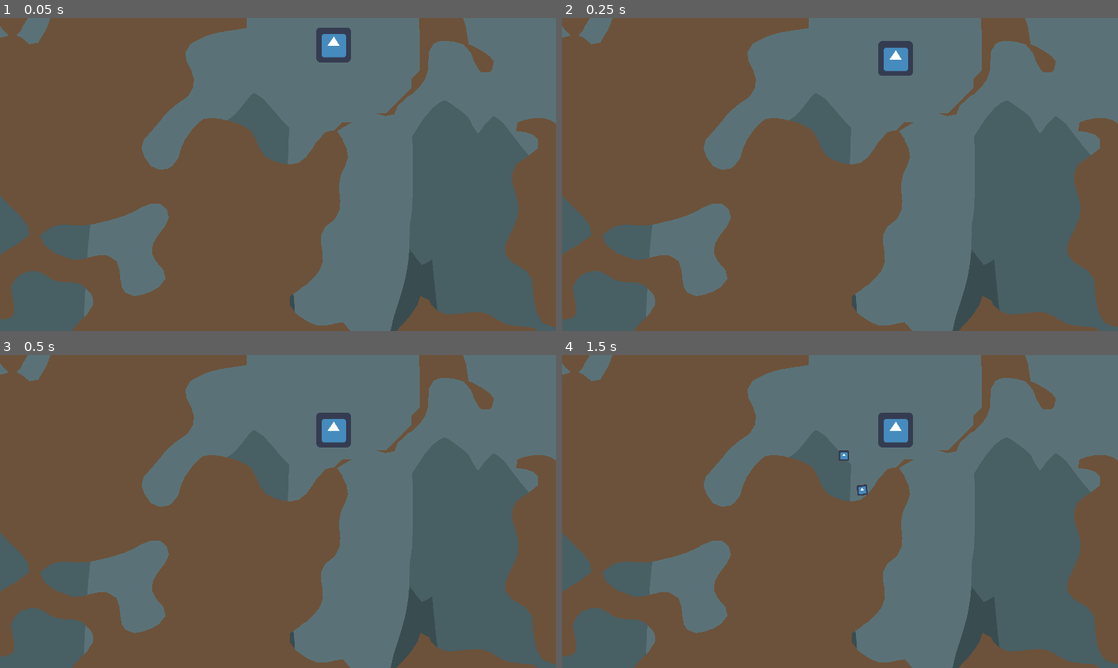
Above: before the commit, frames 1-4 (two rows, left to right).
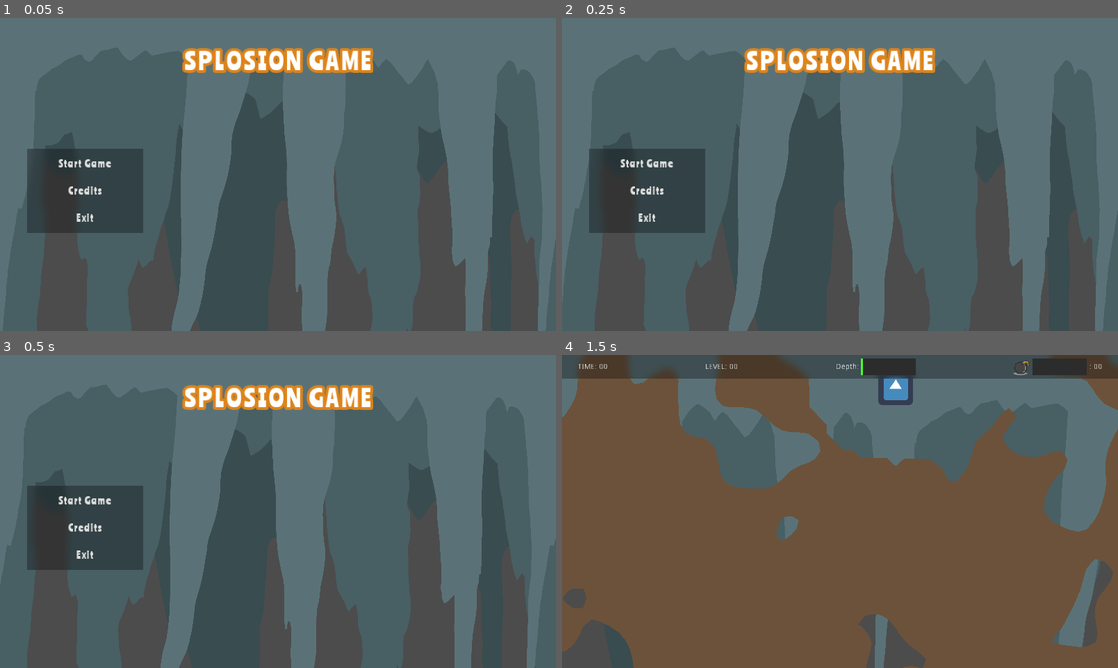
Above: after the commit, the same moments.

Repository: neutrongreen/Splosion
Game: Godot game, scene res://scenes/TitleScreen.tscn
Same seed, same stepped clock (60 frames per second), same inputs: the game is played once before the commit and once after it. Before the commit the project starts from res://scenes/main.tscn. The engine's default icon, where the game draws it, is replaced by a stand-in: a white triangle on a blue panel in a dark square.
Inputs (mouse positions are in pixels of both pictures, inside the frame that each line leads up to):
- Up to frame 1 (0.05 s): no input
- Up to frame 2 (0.25 s): no input
- Up to frame 3 (0.5 s): no input
- Up to frame 4 (1.5 s): click (645, 527) at 0.5 s, where only the run after the commit has a clickable "Credits"; click (645, 502) at 1.25 s, where only the run after the commit has a clickable "Start Game"

The runs differ from the first frame. In frame 1, 55% of the frame differs, in the area x 0-100%, y 0-100%; in frame 2, 55%; in frame 3, 56%; in frame 4, 45%.

Commit message:
gameplay update
add gameplay to project

Diff:
--- /dev/null
+++ b/assests/fonts/testfont.tres
@@ -0,0 +1,12 @@
+[gd_resource type="DynamicFont" load_steps=2 format=2]
+
+[ext_resource path="res://assests/fonts/Ranchers-Regular.ttf" type="DynamicFontData" id=1]
+
+[resource]
+size = 45
+outline_size = 5
+outline_color = Color( 0.87451, 0.521569, 0.105882, 1 )
+use_mipmaps = true
+use_filter = true
+extra_spacing_char = 5
+font_data = ExtResource( 1 )
--- /dev/null
+++ b/assests/fonts/testfont2.tres
@@ -0,0 +1,11 @@
+[gd_resource type="DynamicFont" load_steps=2 format=2]
+
+[ext_resource path="res://assests/fonts/Ranchers-Regular.ttf" type="DynamicFontData" id=1]
+
+[resource]
+size = 18
+outline_color = Color( 0.87451, 0.521569, 0.105882, 1 )
+use_mipmaps = true
+use_filter = true
+extra_spacing_char = 2
+font_data = ExtResource( 1 )
--- /dev/null
+++ b/entitys/globals.gd
@@ -0,0 +1,28 @@
+extends Node
+
+
+# Declare member variables here. Examples:
+# var a = 2
+# var b = "text"
+var level = 0
+var score = 0
+var levels = [
+	0,
+	1,
+	2,
+	3,
+	4,
+	5,
+	6,
+	7,
+	8,
+	9
+]
+# Called when the node enters the scene tree for the first time.
+func _ready():
+	pass # Replace with function body.
+
+
+# Called every frame. 'delta' is the elapsed time since the previous frame.
+#func _process(delta):
+#	pass
--- a/entitys/physics/ball.gd
+++ b/entitys/physics/ball.gd
@@ -7,8 +7,19 @@
 export (int) var radius = 10
 var voxelmap = 0
 var final = false
+var power = 1
+var max_radius = 10
+var min_radius = 4
+var min_time = 0.5
+var max_time = 5
+
+var particle_min_lifespan = 0.1
+var particle_max_lifespan = 0.3
 # Called when the node enters the scene tree for the first time.
 func _ready():
+	$Timer.wait_time = lerp(min_time, max_time, power)
+	$Timer.start()
+	$Particles2D.lifetime = lerp(particle_min_lifespan, particle_max_lifespan, power)
 	pass # Replace with function body.
 
 
@@ -22,7 +33,8 @@
 	$Sprite.visible = false
 	final = true
 	mode = RigidBody2D.MODE_STATIC
-	voxelmap.circle_brush(Vector2(position.x/voxelmap.TILE_SIZE, position.y/voxelmap.TILE_SIZE), 10, 0)
+	var radius = int(lerp(min_radius, max_radius, power))
+	voxelmap.circle_brush(Vector2(position.x/voxelmap.TILE_SIZE, position.y/voxelmap.TILE_SIZE), radius, 0)
 func _physics_process(delta):
 	position.x = clamp(position.x, 0, voxelmap.TILE_SIZE*voxelmap.CHUNK_SIZE*voxelmap.MAP_SIZE.x)
 	position.y = clamp(position.y, 0, voxelmap.TILE_SIZE*voxelmap.CHUNK_SIZE*voxelmap.MAP_SIZE.y)
--- a/entitys/physics/ball.tscn
+++ b/entitys/physics/ball.tscn
@@ -24,7 +24,6 @@
 [node name="Timer" type="Timer" parent="."]
 wait_time = 5.0
 one_shot = true
-autostart = true
 
 [node name="Particles2D" type="Particles2D" parent="."]
 scale = Vector2( 5, 5 )
--- a/entitys/player/player.gd
+++ b/entitys/player/player.gd
@@ -1,19 +1,28 @@
 extends KinematicBody2D
 
-
+#https://godotengine.org/qa/62447/how-to-tell-how-long-a-button-is-pressed
+var bomb_count = 0
+var time = 0
+var starttime= 0
+var duration = 0
+var power = 0
+export (float) var max_dur = 1
 # Declare member variables here. Examples:
 # var a = 2
 # var b = "text"
-var gravity = 800
-var walk_speed = 10000
-var jump_boost = 500
+export (float) var gravity = 800
+export (float) var walk_speed = 10000
+export (float) var jump_boost = 500
 var velocity = Vector2(0, 0)
 export (NodePath) var voxelmapnode
+export (NodePath) var hudnode
 export (int) var bomb_speed = 500
 onready var voxelmap = get_node(voxelmapnode)
+onready var hud = get_node(hudnode)
 onready var Ball = load("res://entitys/physics/ball.tscn")
 # Called when the node enters the scene tree for the first time.
 func _ready():
+	starttime = OS.get_ticks_msec()
 	$Camera2D.limit_left = 0
 	$Camera2D.limit_right = voxelmap.TILE_SIZE*voxelmap.CHUNK_SIZE*voxelmap.MAP_SIZE.x
 	$Camera2D.limit_top = 0
@@ -27,6 +36,8 @@
 #func _process(delta):
 #	pass
 func _physics_process(delta):
+
+	time = (OS.get_ticks_msec() - starttime)/1000
 	#move item
 	velocity.y += gravity*delta
 	velocity.x = 0
@@ -37,15 +48,31 @@
 	if(Input.is_action_just_pressed("ui_space") and is_on_floor() == true):
 		velocity.y -= jump_boost
 	velocity = move_and_slide(velocity, Vector2(0, -1))
+	if position.y >  voxelmap.TILE_SIZE*voxelmap.CHUNK_SIZE*voxelmap.MAP_SIZE.y:
+		#reload scene
+		Globals.score = time*bomb_count
+		get_tree().change_scene("res://scenes/EndLevelScreen.tscn")
 	#constrain postion to map size
 	position.x = clamp(position.x, 0, voxelmap.TILE_SIZE*voxelmap.CHUNK_SIZE*voxelmap.MAP_SIZE.x)
 	position.y = clamp(position.y, 0, voxelmap.TILE_SIZE*voxelmap.CHUNK_SIZE*voxelmap.MAP_SIZE.y)
+
+	if Input.is_action_pressed("ui_select"):
+		duration += delta
+		power = clamp(duration, 0, max_dur)/max_dur
 	#spawn bombs
-	if Input.is_action_just_pressed("ui_select"):
+	if Input.is_action_just_released("ui_select"):
+		bomb_count += 1
 		var tempball = Ball.instance()
 		tempball.position = position
 		var angle = get_angle_to(get_global_mouse_position())
 		var direction = Vector2(cos(angle), sin(angle))
 		tempball.linear_velocity = direction*bomb_speed
 		tempball.voxelmap = voxelmap
+		tempball.power = power
 		voxelmap.add_child(tempball)
+		duration = 0
+		power= 0
+	hud.power = power
+	hud.bomb_count = bomb_count
+	hud.time = time
+	hud.depth = position.y/(voxelmap.TILE_SIZE*voxelmap.CHUNK_SIZE*voxelmap.MAP_SIZE.y)
--- a/entitys/voxels/VoxelChunk.tscn
+++ b/entitys/voxels/VoxelChunk.tscn
@@ -3,4 +3,5 @@
 [ext_resource path="res://entitys/voxels/VoxelChunk.gd" type="Script" id=1]
 
 [node name="Chunk" type="StaticBody2D"]
+z_as_relative = false
 script = ExtResource( 1 )
--- a/entitys/voxels/VoxelMap.gd
+++ b/entitys/voxels/VoxelMap.gd
@@ -10,6 +10,7 @@
 
 onready var VoxelChunk = load("res://entitys/voxels/VoxelChunk.tscn")
 onready var Ball = load("res://entitys/physics/ball.tscn")
+export (int) var endbar_size = 10
 export (int) var CHUNK_SIZE = 32
 export (Resource) var SHAPE_LIST
 export (Array, Resource) var VOXEL_TABLE
@@ -111,13 +112,20 @@
 
 func _ready():
 	randomize()
-	noise.seed = randi()
+	noise.seed = Globals.level
+
 	noise.octaves = 4
 	noise.period = 20.0
 	noise.persistence = 0.8
 	generate_map(false)
 	circle_brush(Vector2((CHUNK_SIZE*MAP_SIZE.x)/2 + SPAWN_OFFSET.x, SPAWN_OFFSET.y), 10, 0)
 
+func _draw():
+	var mesh = PoolVector2Array([Vector2(0, TILE_SIZE*CHUNK_SIZE*MAP_SIZE.y-endbar_size),
+		Vector2( TILE_SIZE*CHUNK_SIZE*MAP_SIZE.x, TILE_SIZE*CHUNK_SIZE*MAP_SIZE.y-endbar_size),
+		Vector2( TILE_SIZE*CHUNK_SIZE*MAP_SIZE.x, TILE_SIZE*CHUNK_SIZE*MAP_SIZE.y),
+		Vector2(0, TILE_SIZE*CHUNK_SIZE*MAP_SIZE.y)])
+	draw_polygon(mesh, PoolColorArray([Color("32CD32")]))
 
 # Called every frame. 'delta' is the elapsed time since the previous frame.
 #func _process(delta):
--- a/project.godot
+++ b/project.godot
@@ -27,8 +27,12 @@
 [application]
 
 config/name="Splosion"
-run/main_scene="res://scenes/main.tscn"
+run/main_scene="res://scenes/TitleScreen.tscn"
 config/icon="res://assests/icon.png"
+
+[autoload]
+
+Globals="*res://entitys/globals.gd"
 
 [display]
 
--- /dev/null
+++ b/scenes/EndLevelScreen.gd
@@ -0,0 +1,37 @@
+extends Control
+
+
+# Declare member variables here. Examples:
+# var a = 2
+# var b = "text"
+
+
+# Called when the node enters the scene tree for the first time.
+func _ready():
+	$VBoxContainer/Label.text = "Level: %s" % Globals.level
+	$VBoxContainer/Label2.text = "Score: %s" % Globals.score
+	pass # Replace with function body.
+
+
+# Called every frame. 'delta' is the elapsed time since the previous frame.
+#func _process(delta):
+#	pass
+
+
+func _on_Button3_pressed():
+	get_tree().quit()
+	pass # Replace with function body.
+
+
+func _on_Button2_pressed():
+	Globals.level = 0
+	Globals.score = 0
+	get_tree().change_scene("res://scenes/TitleScreen.tscn")
+	pass # Replace with function body.
+
+
+func _on_Button_pressed():
+	Globals.score = 0
+	Globals.level += 1
+	get_tree().change_scene("res://scenes/main.tscn")
+	pass # Replace with function body.
--- /dev/null
+++ b/scenes/EndLevelScreen.tscn
@@ -0,0 +1,98 @@
+[gd_scene load_steps=6 format=2]
+
+[ext_resource path="res://scenes/ParallaxBackground2.tscn" type="PackedScene" id=1]
+[ext_resource path="res://assests/fonts/testfont.tres" type="DynamicFont" id=2]
+[ext_resource path="res://assests/fonts/testfont2.tres" type="DynamicFont" id=3]
+[ext_resource path="res://scenes/EndLevelScreen.gd" type="Script" id=4]
+[ext_resource path="res://scenes/blur.tres" type="Material" id=5]
+
+[node name="EndLevelScreen" type="Control"]
+anchor_right = 1.0
+anchor_bottom = 1.0
+script = ExtResource( 4 )
+__meta__ = {
+"_edit_use_anchors_": false
+}
+
+[node name="ParallaxBackground2" parent="." instance=ExtResource( 1 )]
+
+[node name="VBoxContainer" type="VBoxContainer" parent="."]
+anchor_left = 0.5
+anchor_right = 0.5
+anchor_bottom = 1.0
+margin_left = -100.794
+margin_top = 100.0
+margin_right = 100.0
+margin_bottom = -100.0
+grow_horizontal = 2
+grow_vertical = 2
+rect_min_size = Vector2( 200, 0 )
+custom_constants/separation = 10
+__meta__ = {
+"_edit_use_anchors_": false
+}
+
+[node name="Label" type="Label" parent="VBoxContainer"]
+margin_right = 212.0
+margin_bottom = 58.0
+custom_fonts/font = ExtResource( 2 )
+text = "Level END"
+align = 1
+
+[node name="Label2" type="Label" parent="VBoxContainer"]
+margin_top = 68.0
+margin_right = 212.0
+margin_bottom = 91.0
+custom_fonts/font = ExtResource( 3 )
+text = "Score:"
+align = 1
+
+[node name="PanelContainer" type="PanelContainer" parent="VBoxContainer"]
+self_modulate = Color( 0.686275, 0.686275, 0.686275, 1 )
+material = ExtResource( 5 )
+margin_top = 101.0
+margin_right = 212.0
+margin_bottom = 255.0
+__meta__ = {
+"_edit_use_anchors_": false
+}
+
+[node name="VBoxContainer" type="VBoxContainer" parent="VBoxContainer/PanelContainer"]
+self_modulate = Color( 0.686275, 0.686275, 0.686275, 1 )
+margin_left = 7.0
+margin_top = 7.0
+margin_right = 205.0
+margin_bottom = 147.0
+custom_constants/separation = 10
+__meta__ = {
+"_edit_use_anchors_": false
+}
+
+[node name="Button" type="Button" parent="VBoxContainer/PanelContainer/VBoxContainer"]
+margin_right = 198.0
+margin_bottom = 40.0
+rect_min_size = Vector2( 0, 40 )
+custom_fonts/font = ExtResource( 3 )
+text = "Next Level"
+flat = true
+
+[node name="Button2" type="Button" parent="VBoxContainer/PanelContainer/VBoxContainer"]
+margin_top = 50.0
+margin_right = 198.0
+margin_bottom = 90.0
+rect_min_size = Vector2( 0, 40 )
+custom_fonts/font = ExtResource( 3 )
+text = "Main Menu"
+flat = true
+
+[node name="Button3" type="Button" parent="VBoxContainer/PanelContainer/VBoxContainer"]
+margin_top = 100.0
+margin_right = 198.0
+margin_bottom = 140.0
+rect_min_size = Vector2( 0, 40 )
+custom_fonts/font = ExtResource( 3 )
+text = "Exit"
+flat = true
+[connection signal="pressed" from="VBoxContainer/PanelContainer/VBoxContainer/Button" to="." method="_on_Button_pressed"]
+[connection signal="pressed" from="VBoxContainer/PanelContainer/VBoxContainer/Button2" to="." method="_on_Button2_pressed"]
+[connection signal="pressed" from="VBoxContainer/PanelContainer/VBoxContainer/Button3" to="." method="_on_Button3_pressed"]
--- /dev/null
+++ b/scenes/ParallaxBackground2.gd
@@ -0,0 +1,17 @@
+extends ParallaxBackground
+
+
+# Declare member variables here. Examples:
+# var a = 2
+# var b = "text"
+var scroll_speed = -50
+
+# Called when the node enters the scene tree for the first time.
+func _ready():
+	pass # Replace with function body.
+
+# Called every frame. 'delta' is the elapsed time since the previous frame.
+#func _process(delta):
+#	pass
+func _process(delta):
+	scroll_offset.x += scroll_speed*delta
--- /dev/null
+++ b/scenes/ParallaxBackground2.tscn
@@ -0,0 +1,39 @@
+[gd_scene load_steps=5 format=2]
+
+[ext_resource path="res://scenes/ParallaxBackground2.gd" type="Script" id=1]
+[ext_resource path="res://assests/cave/cave_0001_mid.png" type="Texture" id=2]
+[ext_resource path="res://assests/cave/cave_0002_back.png" type="Texture" id=3]
+[ext_resource path="res://assests/cave/cave_0000_front.png" type="Texture" id=4]
+
+[node name="ParallaxBackground2" type="ParallaxBackground"]
+script = ExtResource( 1 )
+
+[node name="front" type="ParallaxLayer" parent="."]
+motion_scale = Vector2( 0.7, 0.7 )
+motion_offset = Vector2( 100, 0 )
+motion_mirroring = Vector2( 1000, 1000 )
+
+[node name="cave_0000_front" type="Sprite" parent="front"]
+scale = Vector2( 0.25, 0.25 )
+texture = ExtResource( 4 )
+centered = false
+
+[node name="mid" type="ParallaxLayer" parent="."]
+motion_scale = Vector2( 0.8, 0.8 )
+motion_offset = Vector2( 100, 0 )
+motion_mirroring = Vector2( 1000, 1000 )
+
+[node name="cave_0001_mid" type="Sprite" parent="mid"]
+scale = Vector2( 0.25, 0.25 )
+texture = ExtResource( 2 )
+centered = false
+
+[node name="back" type="ParallaxLayer" parent="."]
+motion_scale = Vector2( 0.9, 0.9 )
+motion_offset = Vector2( 100, 0 )
+motion_mirroring = Vector2( 1000, 1000 )
+
+[node name="cave_0002_back" type="Sprite" parent="back"]
+scale = Vector2( 0.25, 0.25 )
+texture = ExtResource( 3 )
+centered = false
--- /dev/null
+++ b/scenes/ParallaxBackgroundCave.tscn
@@ -0,0 +1,34 @@
+[gd_scene load_steps=4 format=2]
+
+[ext_resource path="res://assests/cave/cave_0001_mid.png" type="Texture" id=1]
+[ext_resource path="res://assests/cave/cave_0002_back.png" type="Texture" id=2]
+[ext_resource path="res://assests/cave/cave_0000_front.png" type="Texture" id=3]
+
+[node name="ParallaxBackground" type="ParallaxBackground"]
+
+[node name="front" type="ParallaxLayer" parent="."]
+motion_scale = Vector2( 0.7, 0.7 )
+motion_mirroring = Vector2( 1000, 1000 )
+
+[node name="cave_0000_front" type="Sprite" parent="front"]
+scale = Vector2( 0.25, 0.25 )
+texture = ExtResource( 3 )
+centered = false
+
+[node name="mid" type="ParallaxLayer" parent="."]
+motion_scale = Vector2( 0.8, 0.8 )
+motion_mirroring = Vector2( 1000, 1000 )
+
+[node name="cave_0001_mid" type="Sprite" parent="mid"]
+scale = Vector2( 0.25, 0.25 )
+texture = ExtResource( 1 )
+centered = false
+
+[node name="back" type="ParallaxLayer" parent="."]
+motion_scale = Vector2( 0.9, 0.9 )
+motion_mirroring = Vector2( 1000, 1000 )
+
+[node name="cave_0002_back" type="Sprite" parent="back"]
+scale = Vector2( 0.25, 0.25 )
+texture = ExtResource( 2 )
+centered = false
--- /dev/null
+++ b/scenes/TitleScreen.gd
@@ -0,0 +1,26 @@
+extends Control
+
+
+# Declare member variables here. Examples:
+# var a = 2
+# var b = "text"
+
+
+# Called when the node enters the scene tree for the first time.
+func _ready():
+	pass # Replace with function body.
+
+
+# Called every frame. 'delta' is the elapsed time since the previous frame.
+#func _process(delta):
+#	pass
+
+
+func _on_Button_pressed():
+	Globals.level = 0
+	get_tree().change_scene("res://scenes/main.tscn")
+
+
+func _on_Button3_pressed():
+	get_tree().quit()
+	pass # Replace with function body.
--- /dev/null
+++ b/scenes/TitleScreen.tscn
@@ -0,0 +1,94 @@
+[gd_scene load_steps=7 format=2]
+
+[ext_resource path="res://assests/fonts/testfont.tres" type="DynamicFont" id=1]
+[ext_resource path="res://assests/fonts/testfont2.tres" type="DynamicFont" id=2]
+[ext_resource path="res://scenes/ParallaxBackground2.tscn" type="PackedScene" id=3]
+[ext_resource path="res://scenes/blur.tres" type="Material" id=4]
+[ext_resource path="res://scenes/TitleScreen.gd" type="Script" id=7]
+
+[sub_resource type="StyleBoxEmpty" id=1]
+
+[node name="TitleScreen" type="Control"]
+anchor_right = 1.0
+anchor_bottom = 1.0
+script = ExtResource( 7 )
+__meta__ = {
+"_edit_use_anchors_": true
+}
+
+[node name="CanvasLayer" type="CanvasLayer" parent="."]
+
+[node name="VBoxContainer" type="VBoxContainer" parent="CanvasLayer"]
+anchor_right = 1.0
+anchor_bottom = 1.0
+margin_left = 50.0
+margin_top = 50.0
+margin_right = -50.0
+margin_bottom = -50.0
+__meta__ = {
+"_edit_use_anchors_": false
+}
+
+[node name="Label" type="Label" parent="CanvasLayer/VBoxContainer"]
+margin_right = 924.0
+margin_bottom = 58.0
+custom_styles/normal = SubResource( 1 )
+custom_fonts/font = ExtResource( 1 )
+text = "Splosion Game"
+align = 1
+uppercase = true
+
+[node name="HBoxContainer" type="HBoxContainer" parent="CanvasLayer/VBoxContainer"]
+margin_top = 62.0
+margin_right = 924.0
+margin_bottom = 476.0
+size_flags_horizontal = 3
+size_flags_vertical = 3
+
+[node name="PanelContainer" type="PanelContainer" parent="CanvasLayer/VBoxContainer/HBoxContainer"]
+self_modulate = Color( 0.686275, 0.686275, 0.686275, 1 )
+material = ExtResource( 4 )
+margin_top = 130.0
+margin_right = 214.0
+margin_bottom = 284.0
+size_flags_horizontal = 0
+size_flags_vertical = 4
+
+[node name="VBoxContainer" type="VBoxContainer" parent="CanvasLayer/VBoxContainer/HBoxContainer/PanelContainer"]
+margin_left = 7.0
+margin_top = 7.0
+margin_right = 207.0
+margin_bottom = 147.0
+rect_min_size = Vector2( 200, 0 )
+size_flags_vertical = 4
+custom_constants/separation = 10
+
+[node name="Button" type="Button" parent="CanvasLayer/VBoxContainer/HBoxContainer/PanelContainer/VBoxContainer"]
+margin_right = 200.0
+margin_bottom = 40.0
+rect_min_size = Vector2( 0, 40 )
+custom_fonts/font = ExtResource( 2 )
+text = "Start Game"
+flat = true
+
+[node name="Button2" type="Button" parent="CanvasLayer/VBoxContainer/HBoxContainer/PanelContainer/VBoxContainer"]
+margin_top = 50.0
+margin_right = 200.0
+margin_bottom = 90.0
+rect_min_size = Vector2( 0, 40 )
+custom_fonts/font = ExtResource( 2 )
+text = "Credits"
+flat = true
+
+[node name="Button3" type="Button" parent="CanvasLayer/VBoxContainer/HBoxContainer/PanelContainer/VBoxContainer"]
+margin_top = 100.0
+margin_right = 200.0
+margin_bottom = 140.0
+rect_min_size = Vector2( 0, 40 )
+custom_fonts/font = ExtResource( 2 )
+text = "Exit"
+flat = true
+
+[node name="ParallaxBackground2" parent="." instance=ExtResource( 3 )]
+[connection signal="pressed" from="CanvasLayer/VBoxContainer/HBoxContainer/PanelContainer/VBoxContainer/Button" to="." method="_on_Button_pressed"]
+[connection signal="pressed" from="CanvasLayer/VBoxContainer/HBoxContainer/PanelContainer/VBoxContainer/Button3" to="." method="_on_Button3_pressed"]
--- /dev/null
+++ b/scenes/blur.tres
@@ -0,0 +1,17 @@
+[gd_resource type="ShaderMaterial" load_steps=2 format=2]
+
+[sub_resource type="Shader" id=1]
+code = "//thanks https://godotengine.org/qa/62637/is-there-a-way-to-blur-a-sprite 13/12/2020
+shader_type canvas_item;
+
+uniform int blurSize : hint_range(0,20);
+
+void fragment()
+{
+COLOR = textureLod(SCREEN_TEXTURE, SCREEN_UV, float(blurSize)/10.0);
+}"
+
+[resource]
+render_priority = 1
+shader = SubResource( 1 )
+shader_param/blurSize = 20
--- /dev/null
+++ b/scenes/hud.gd
@@ -0,0 +1,23 @@
+extends Control
+
+
+# Declare member variables here. Examples:
+# var a = 2
+# var b = "text"
+var bomb_count = 0
+var time = 0
+var power = 0
+var depth = 0
+# Called when the node enters the scene tree for the first time.
+func _ready():
+	pass # Replace with function body.
+func _physics_process(delta):
+	$PanelContainer/HBoxContainer/HBoxContainer2/bombs.text = ": %02d" % bomb_count
+	$PanelContainer/HBoxContainer/timelabel.text = "TIME: %02d" % time
+	$PanelContainer/HBoxContainer/level.text = "LEVEL: %02d" % Globals.level
+	$PanelContainer/HBoxContainer/HBoxContainer2/ProgressBar.value = power
+	$PanelContainer/HBoxContainer/HBoxContainer2/ProgressBar.modulate = lerp(Color("ffffff"), Color("ff0000"), power/1.5)
+	$PanelContainer/HBoxContainer/HBoxContainer3/ProgressBar.value = depth
+# Called every frame. 'delta' is the elapsed time since the previous frame.
+#func _process(delta):
+#	pass
--- /dev/null
+++ b/scenes/hud.tscn
@@ -0,0 +1,111 @@
+[gd_scene load_steps=7 format=2]
+
+[ext_resource path="res://assests/Bomb_anim0001.png" type="Texture" id=1]
+[ext_resource path="res://scenes/hud.gd" type="Script" id=2]
+[ext_resource path="res://scenes/blur.tres" type="Material" id=3]
+[ext_resource path="res://scenes/hudbackground.tres" type="StyleBox" id=4]
+
+[sub_resource type="StyleBoxFlat" id=1]
+bg_color = Color( 0.305882, 1, 0.184314, 1 )
+
+[sub_resource type="StyleBoxFlat" id=2]
+bg_color = Color( 0.363281, 0.363281, 0.363281, 1 )
+
+[node name="hud" type="Control"]
+material = ExtResource( 3 )
+anchor_right = 1.0
+anchor_bottom = 1.0
+script = ExtResource( 2 )
+__meta__ = {
+"_edit_use_anchors_": false
+}
+
+[node name="PanelContainer" type="PanelContainer" parent="."]
+self_modulate = Color( 0.686275, 0.686275, 0.686275, 1 )
+use_parent_material = true
+anchor_right = 1.0
+anchor_bottom = 0.0763889
+size_flags_horizontal = 3
+size_flags_vertical = 3
+__meta__ = {
+"_edit_use_anchors_": true
+}
+
+[node name="HBoxContainer" type="HBoxContainer" parent="PanelContainer"]
+margin_left = 7.0
+margin_top = 7.0
+margin_right = 1017.0
+margin_bottom = 37.0
+custom_constants/separation = 180
+alignment = 1
+__meta__ = {
+"_edit_use_anchors_": false
+}
+
+[node name="timelabel" type="Label" parent="PanelContainer/HBoxContainer"]
+margin_left = 45.0
+margin_top = 8.0
+margin_right = 72.0
+margin_bottom = 22.0
+text = "T:01"
+
+[node name="level" type="Label" parent="PanelContainer/HBoxContainer"]
+margin_left = 252.0
+margin_top = 8.0
+margin_right = 302.0
+margin_bottom = 22.0
+text = "Level: 0"
+align = 2
+
+[node name="HBoxContainer3" type="HBoxContainer" parent="PanelContainer/HBoxContainer"]
+margin_left = 482.0
+margin_right = 629.0
+margin_bottom = 30.0
+
+[node name="label" type="Label" parent="PanelContainer/HBoxContainer/HBoxContainer3"]
+margin_top = 8.0
+margin_right = 43.0
+margin_bottom = 22.0
+text = "Depth:"
+align = 2
+
+[node name="ProgressBar" type="ProgressBar" parent="PanelContainer/HBoxContainer/HBoxContainer3"]
+margin_left = 47.0
+margin_right = 147.0
+margin_bottom = 30.0
+rect_min_size = Vector2( 100, 0 )
+size_flags_vertical = 1
+custom_styles/fg = SubResource( 1 )
+custom_styles/bg = ExtResource( 4 )
+max_value = 1.0
+percent_visible = false
+
+[node name="HBoxContainer2" type="HBoxContainer" parent="PanelContainer/HBoxContainer"]
+margin_left = 809.0
+margin_right = 965.0
+margin_bottom = 30.0
+
+[node name="TextureRect2" type="TextureRect" parent="PanelContainer/HBoxContainer/HBoxContainer2"]
+margin_right = 32.0
+margin_bottom = 30.0
+texture = ExtResource( 1 )
+stretch_mode = 5
+
+[node name="ProgressBar" type="ProgressBar" parent="PanelContainer/HBoxContainer/HBoxContainer2"]
+margin_left = 36.0
+margin_right = 136.0
+margin_bottom = 30.0
+rect_min_size = Vector2( 100, 0 )
+size_flags_vertical = 1
+custom_styles/fg = SubResource( 2 )
+custom_styles/bg = ExtResource( 4 )
+max_value = 1.0
+percent_visible = false
+
+[node name="bombs" type="Label" parent="PanelContainer/HBoxContainer/HBoxContainer2"]
+margin_left = 140.0
+margin_top = 8.0
+margin_right = 156.0
+margin_bottom = 22.0
+text = ": 0"
+align = 2
--- /dev/null
+++ b/scenes/hudbackground.tres
@@ -0,0 +1,4 @@
+[gd_resource type="StyleBoxFlat" format=2]
+
+[resource]
+bg_color = Color( 0.176471, 0.176471, 0.176471, 1 )
--- a/scenes/main.tscn
+++ b/scenes/main.tscn
@@ -1,14 +1,15 @@
-[gd_scene load_steps=6 format=2]
+[gd_scene load_steps=5 format=2]
 
 [ext_resource path="res://entitys/voxels/VoxelMap.tscn" type="PackedScene" id=1]
 [ext_resource path="res://entitys/player/player.tscn" type="PackedScene" id=2]
-[ext_resource path="res://assests/cave/cave_0000_front.png" type="Texture" id=3]
-[ext_resource path="res://assests/cave/cave_0001_mid.png" type="Texture" id=4]
-[ext_resource path="res://assests/cave/cave_0002_back.png" type="Texture" id=5]
+[ext_resource path="res://scenes/ParallaxBackgroundCave.tscn" type="PackedScene" id=3]
+[ext_resource path="res://scenes/hud.tscn" type="PackedScene" id=4]
 
 [node name="main" type="Node2D"]
 
 [node name="VoxelMap" parent="." instance=ExtResource( 1 )]
+z_index = 3
+z_as_relative = false
 CHUNK_SIZE = 16
 TILE_SIZE = 16
 SPAWN_OFFSET = Vector2( 0, 3 )
@@ -17,32 +18,10 @@
 [node name="KinematicBody2D" parent="." instance=ExtResource( 2 )]
 position = Vector2( 513, 301 )
 voxelmapnode = NodePath("../VoxelMap")
+hudnode = NodePath("../CanvasLayer/hud")
 
-[node name="ParallaxBackground" type="ParallaxBackground" parent="."]
+[node name="ParallaxBackground" parent="." instance=ExtResource( 3 )]
 
-[node name="front" type="ParallaxLayer" parent="ParallaxBackground"]
-motion_scale = Vector2( 0.7, 0.7 )
-motion_mirroring = Vector2( 2000, 2000 )
+[node name="CanvasLayer" type="CanvasLayer" parent="."]
 
-[node name="cave_0000_front" type="Sprite" parent="ParallaxBackground/front"]
-scale = Vector2( 0.5, 0.5 )
-texture = ExtResource( 3 )
-centered = false
-
-[node name="mid" type="ParallaxLayer" parent="ParallaxBackground"]
-motion_scale = Vector2( 0.8, 0.8 )
-motion_mirroring = Vector2( 2000, 2000 )
-
-[node name="cave_0001_mid" type="Sprite" parent="ParallaxBackground/mid"]
-scale = Vector2( 0.5, 0.5 )
-texture = ExtResource( 4 )
-centered = false
-
-[node name="back" type="ParallaxLayer" parent="ParallaxBackground"]
-motion_scale = Vector2( 0.9, 0.9 )
-motion_mirroring = Vector2( 2000, 2000 )
-
-[node name="cave_0002_back" type="Sprite" parent="ParallaxBackground/back"]
-scale = Vector2( 0.5, 0.5 )
-texture = ExtResource( 5 )
-centered = false
+[node name="hud" parent="CanvasLayer" instance=ExtResource( 4 )]
Binary file added: assests/Bomb_anim0001.png
Not shown, added: assests/Bomb_anim0001.png.import
Binary file added: assests/end.png
Not shown, added: assests/end.png.import
Binary file added: assests/fonts/Ranchers-Regular.ttf
Not shown: 2 places in particles/Explosion.tres that only renumber resources
